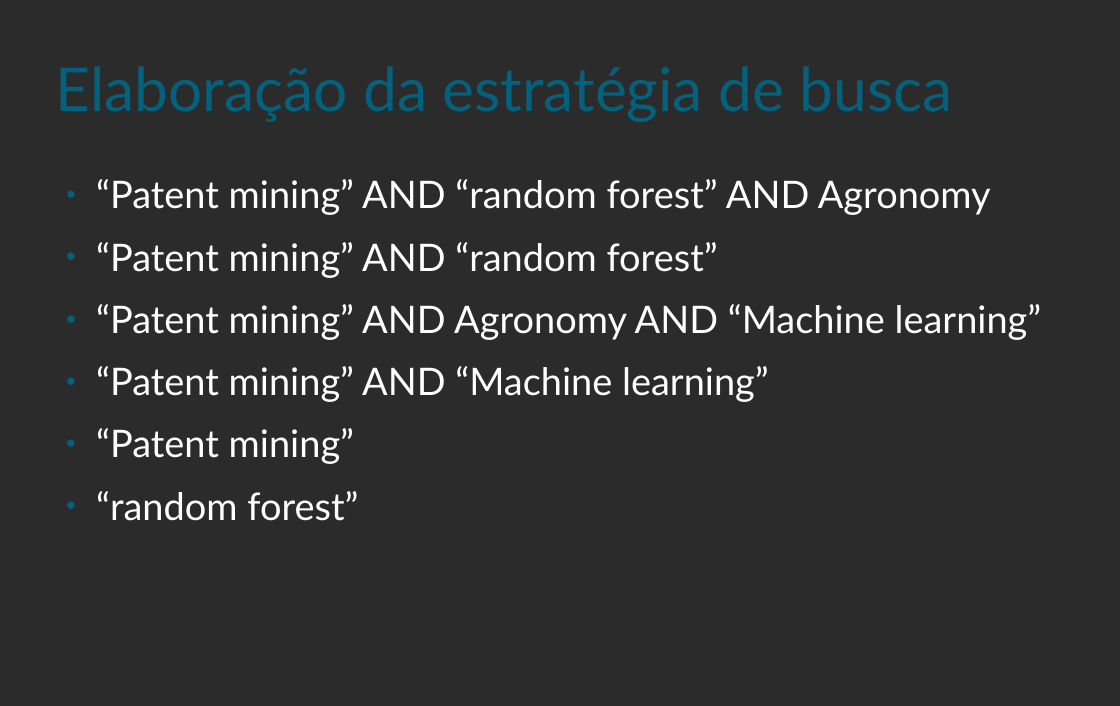
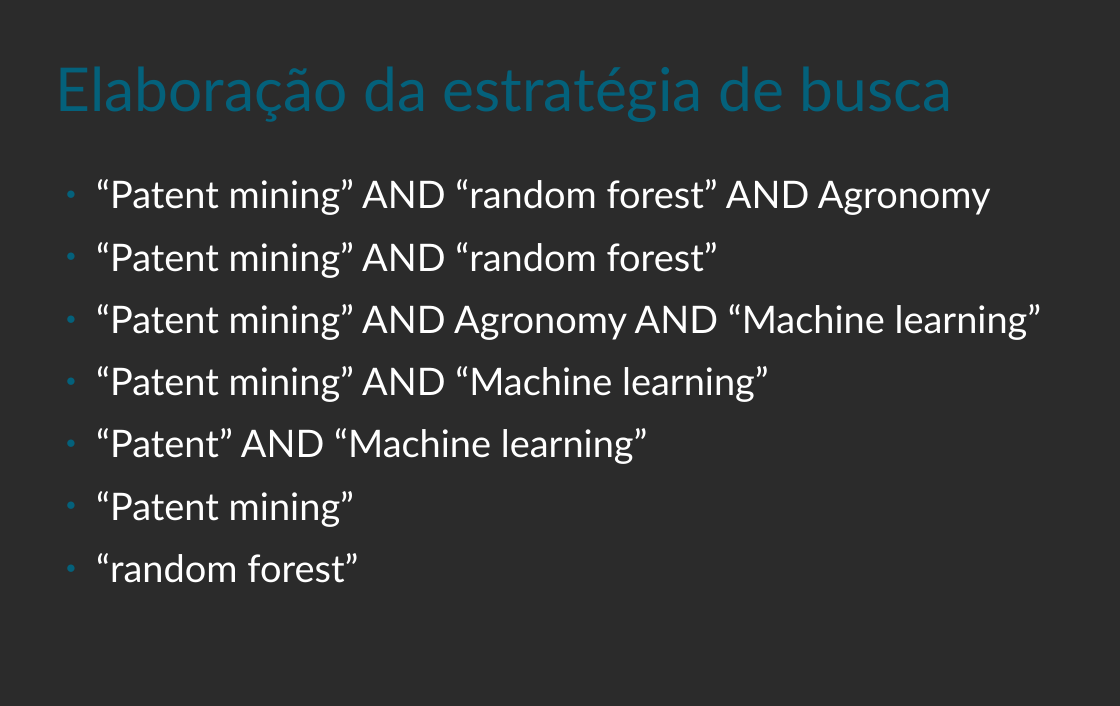
Before and after one commit to henriquevieira/mba_project, a slide deck: slide 5 of estruturacao_e_revisao_bibliografica.odp. Drawn at 1120x706 pixels with LibreOffice and Linux fonts; fonts in the diff are those of the drawing; background and template pictures are left out; a plain dark background stands for a picture behind light text. Boxes give left, top, right and bottom in pixels: in the first picture for what was removed or moved away, otherwise in the second. Text is boxed around its words. In the diff, an @@ line names an element or a change of style, - is before the commit and + after.

```diff
--- a/estruturacao_e_revisao_bibliografica.odp
+++ b/estruturacao_e_revisao_bibliografica.odp
@@ text at (x1=96, y1=428, x2=648, y2=464): paragraph added @@
+● “Patent” AND “Machine learning”
```
Also in this commit, not shown: 20 other files.
